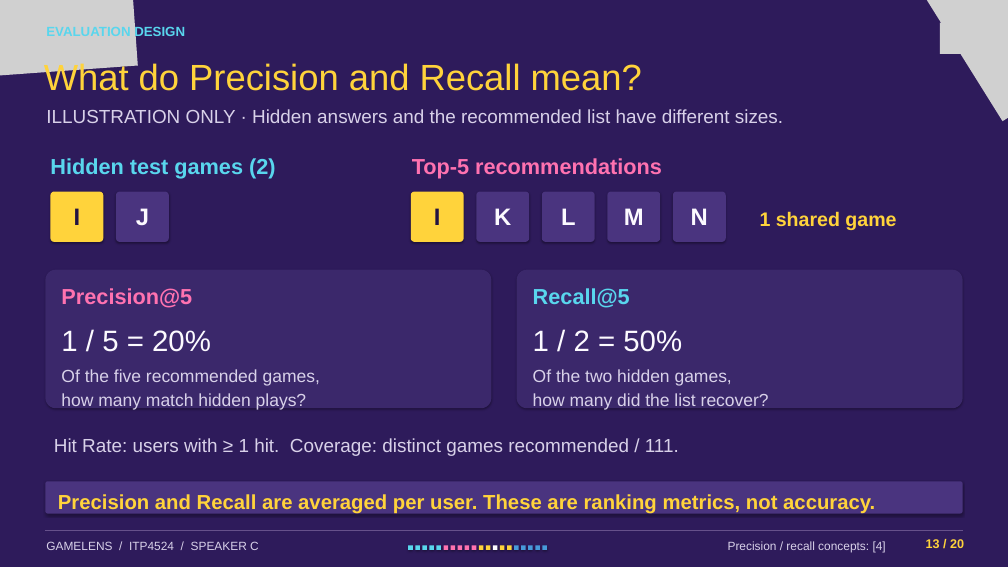
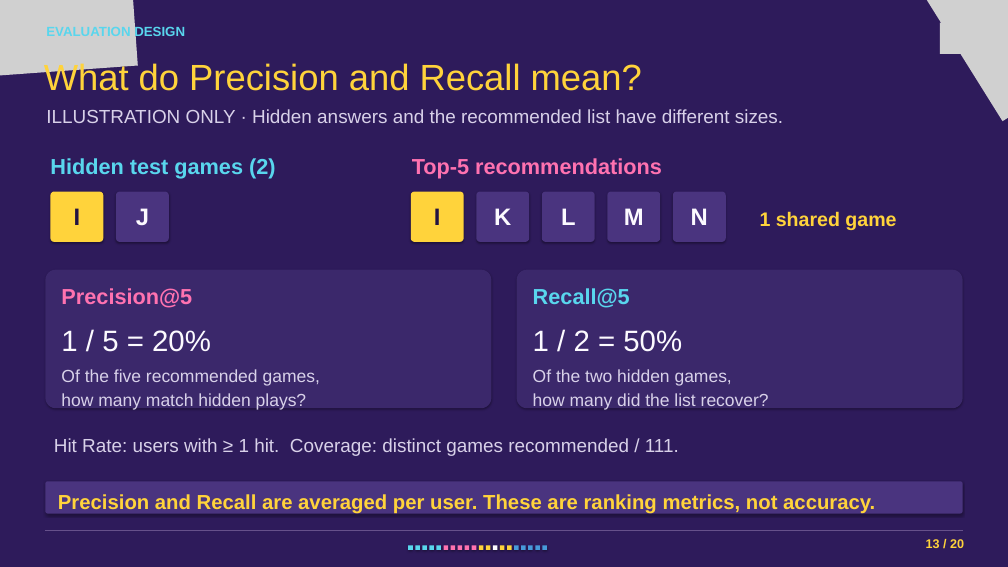
Before and after one commit to CalebChan411/ITP4524GP, a slide deck: slide 13 of part_b/game_recommendation/presentation.pptx. Drawn at 1008x567 pixels with LibreOffice and Linux fonts; fonts in the diff are those of the drawing; grey boxes stand for pictures. Boxes give left, top, right and bottom in pixels: in the first picture for what was removed or moved away, otherwise in the second. Text is boxed around its words. In the diff, an @@ line names an element or a change of style, - is before the commit and + after.

```diff
--- a/part_b/game_recommendation/presentation.pptx
+++ b/part_b/game_recommendation/presentation.pptx
@@ text removed at box(46, 541, 259, 550) @@
-GAMELENS / ITP4524 / SPEAKER C
@@ text removed at box(728, 541, 886, 553) @@
-Precision / recall concepts: [4]
```
Also in this commit, not shown: 17 other slides changed, 1 slide added, 1 slide removed, 4 other files.
